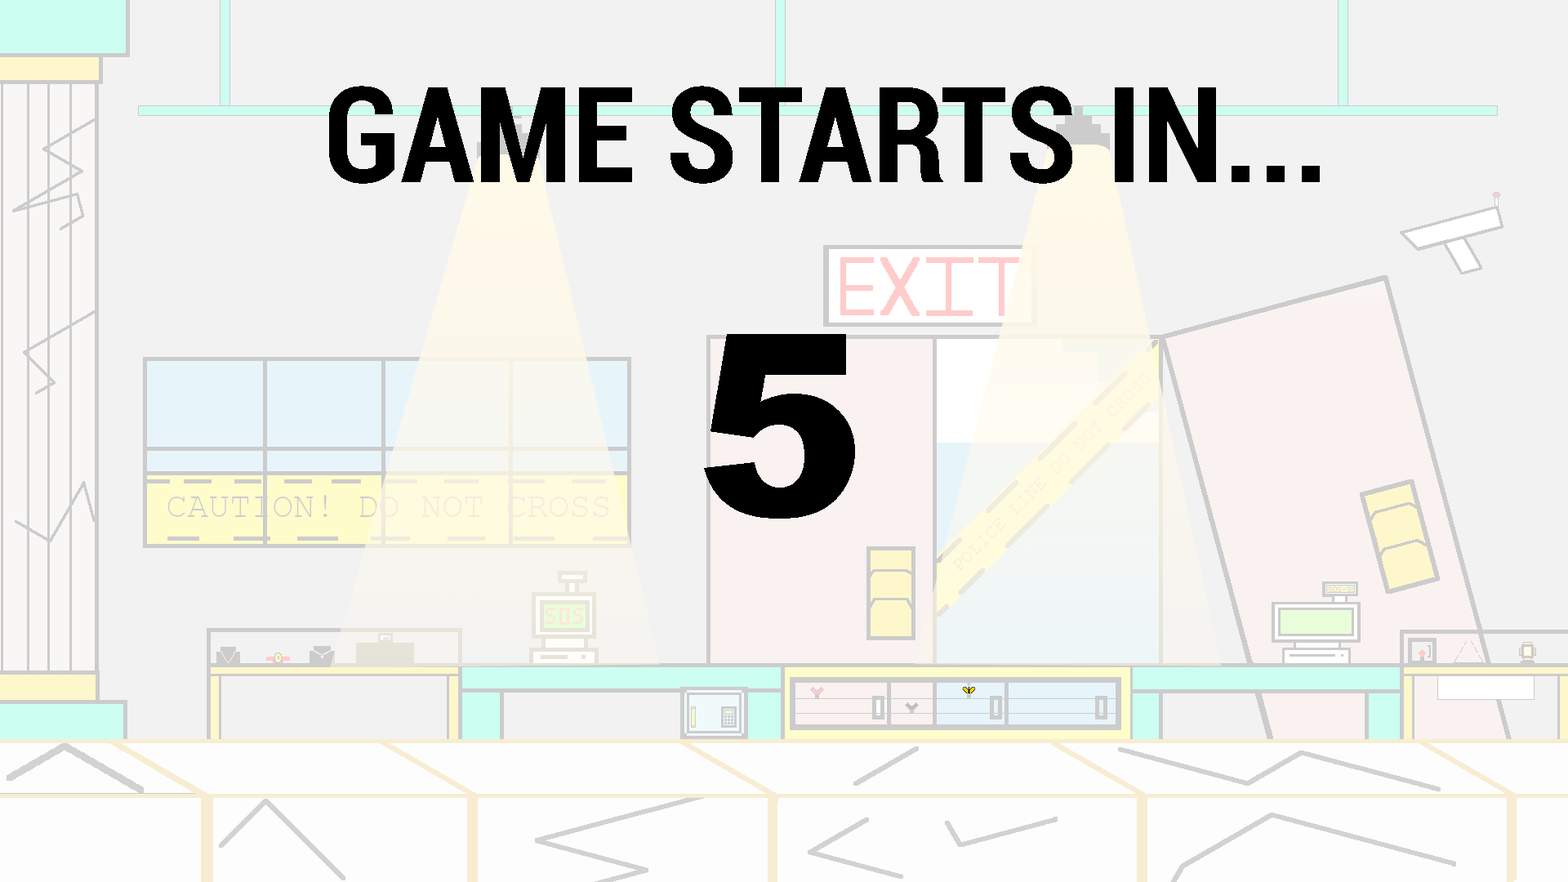
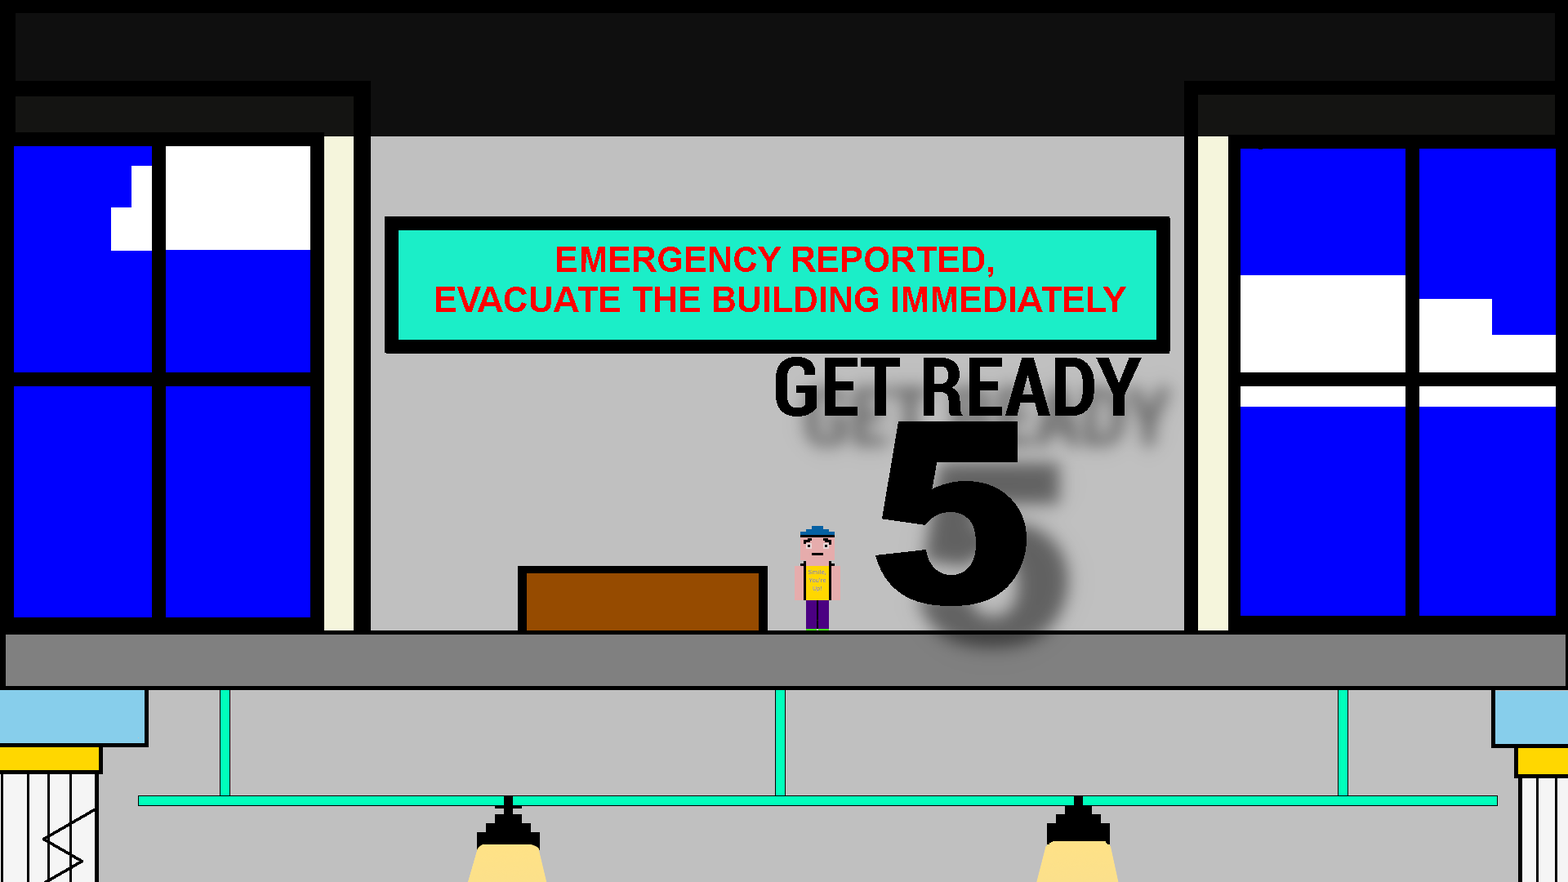
Layers edited between the first and the second 1568x882 image:
added layer "GET READY" above "5" over [775, 356, 1192, 471]
painted on "5" over [703, 334, 1096, 676]
hid "Background copy #1" over [962, 686, 976, 694]
renamed "GAME STARTS IN..." to "Shadow", opacity 100% → 92%, moved it above "Background copy", painted on it over [10, 0, 1568, 184]
hid "Background" over [0, 0, 1568, 882]
added layer "jewel-shop.png" above "EMERGENCY REPORTED, ..." over [0, 690, 1568, 882]
added layer "EMERGENCY REPORTED, ..." above "player_stationary.png" over [436, 246, 1127, 312]
added layer "player_stationary.png" above "pure-white-background-85a2a7fd.jpg" over [794, 525, 841, 631]
painted on "pure-white-background-85a2a7fd.jpg" over [0, 0, 1568, 882]